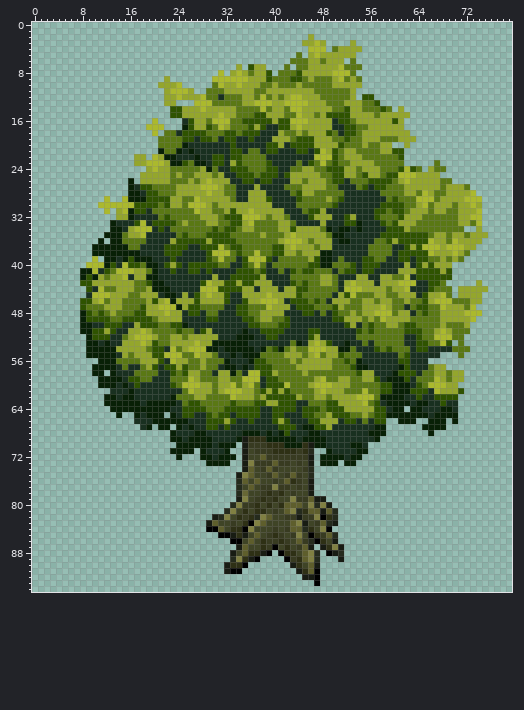
One commit to this sprite sheet: Assets/Art/Textures/Trees/Tree_Oak.png. Above: the version before the commit.
Colours within 5 levels of each other are drawn and written as one.
The same view after the edit:
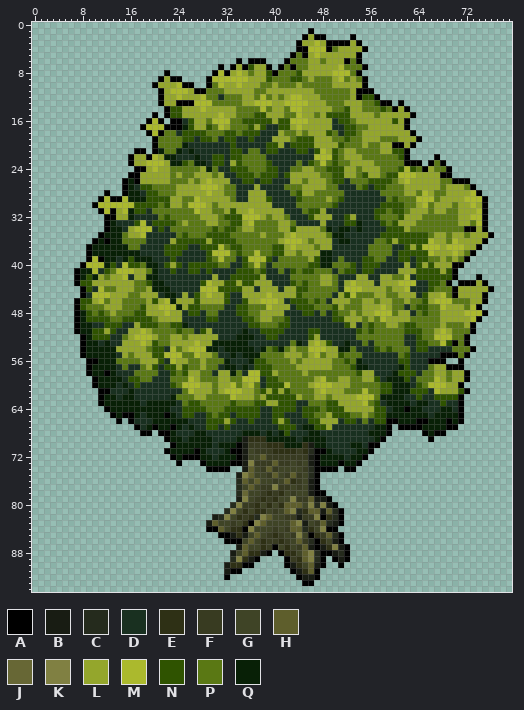
Palette (. is transparent): A #000000  B #181c13  C #252b1d  D #193020  E #2e3015  F #383b21  G #3f4426  H #5e5e2c  J #676735  K #808042  L #94a62c  M #abb92d  N #2f5300  P #5a7814  Q #082006
Diff:
file 800x950 -> 80x95 pixels (blocks of 10x10 -> 1x1; one block is one cell here)
Changed rows in their new state; - is an unchanged pixel.
first column x 7:
 1 ---------------------------------------A------------------------------
 2 --------------------------------------A-AA----A-----------------------
 3 -------------------------------------A----AAAA-A----------------------
 4 -------------------------------------AA---A-----A---------------------
 5 ------------------------------------A-A--------A----------------------
 6 ---------------------------A-AAA---A---------A-A----------------------
 7 ------------------------A-A-A---A-A-A-----------A---------------------
 8 ---------------A-------A-A-------A-------------A----------------------
 9 --------------A-AA----A-------------------------A---------------------
10 -------------A----AA--A-------------------------A---------------------
11 --------------A-----AA-------------------------AAA--------------------
12 --------------A--------------------------------A--A-------------------
13 --------------A--AAA-------------------------------AA-A---------------
14 ---------------A-------------------------------------A-A--------------
15 -------------A-A----------------------------------------A-------------
16 ------------A-A-AA-------------------------------------A--------------
17 -----------A---AAA-------------------------------------A--------------
18 ------------A-A-----------------------------------------A-------------
19 -------------A-------------------------------------------A------------
20 -------------A---------------------------------------AA-A-------------
21 ----------AA-A-----------------------------------------A--------------
22 ---------A--A------------------------------------------A----A---------
23 ---------A---------------------------------------------AAA-A-A--------
24 ----------AA----------------------------------------------A---A-------
25 ---------AA--------------------------------------------------AA-------
26 --------A-A----------------------------------------------------AAA----
27 --------A---------------------------------------------------------A---
28 -----A--A----------------------------------------------------------A--
29 ----A-AA------------------------------------------------------------A-
30 ---A----------------------------------------------------------------A-
31 ----A-A-------------------------------------------------------------A-
32 -----AA-------------------------------------------------------------A-
33 -----A--------------------------------------------------------------A-
34 -----A-----------------------------------------------------------AA-A-
35 ----A----------------------------------------------------------------A
36 ---A-A--------------------------------------------------------------A-
37 --A----------------------------------------------------------------A--
38 --A---------------------------------------------------------------A---
39 --A-A------------------------------------------------------------A----
40 -A-------------------------------------------------------------AA-----
41 A--------------------------------------------------------------A------
42 A--------------------------------------------------------------A---A--
43 A-------------------------------------------------------------A-AAA-A-
44 -A-------------------------------------------------------------A-----A
45 -A-------------------------------------------------------------A----A-
46 A-------------------------------------------------------------------A-
47 A------------------------------------------------------------------A--
48 A-------------------------------------------------------------------A-
49 A------------------------------------------------------------------A--
50 A-----------------------------------------------------------------A---
51 A-----------------------------------------------------------------A---
52 -A---------------------------------------------------------------A----
53 -A-------------------------------------------------------------A-A----
54 -A----------------------------------------------------------------A---
55 -A-----------------------------------------------------------AAA-A----
56 --AA-------------------------------------------------------AAA--A-----
57 --A-----------------------------------------------------------AAA-----
58 --A--A-----------------------------------------------------------A----
59 ---A-------------------------------------------------------------A----
60 ---A------------------------------------------------------------A-----
61 ----AA-----------------------------------------------------------A----
62 ----A-----------------------------------------------------------A-----
63 ----A-----------------------------------------------------------A-----
64 -----A-------------------------------------------------A--------A-----
65 ------A-AA-----A------------------------------------------------A-----
66 -------A-A------------------------------------------AA---AA---A-A-----
67 ----------A--A--A-----------------------------------A-AAAA----AA------
68 -----------AA-AA------------------------------------A-----A-AA--------
69 ---------------A-----------------------------------A-------A----------
70 ----------------A----------A---------------------AA-------------------
71 ---------------A----A-----AA------------AA-------A--------------------
72 ----------------A-AAA------A------------A-------A---------------------
73 -----------------A---A----AA------------A---A--A----------------------
74 ----------------------AAAA--------------AAAA-AA-----------------------
75 ----------------------------------------A-----------------------------
76 ----------------------------------------A-----------------------------
77 ----------------------------------------A-----------------------------
78 ----------------------------------------AA----------------------------
79 ------------------------------------------A---------------------------
80 -------------------------------------------A--------------------------
81 --------------------------------------------A-------------------------
82 --------------------------------------------A-------------------------
83 --------------------------------------------A-------------------------
84 -------------------------------------------A--------------------------
85 --------------------------------------------A-------------------------
86 -------------------------A------------------A-------------------------
87 ----------------------------------------A----A------------------------
88 -----------------------------------------A---A------------------------
89 -----------------------------------------A-A-A------------------------
90 -----------------------------A-----A-----A--A-------------------------
91 ------------------------------------A---------------------------------
92 -------------------------A-----------A--------------------------------
93 --------------------------------------AA.-----------------------------
Where, in picture pixels (left, top, right, bottom), the same in both pictures:
changed: (74, 28, 494, 586)
